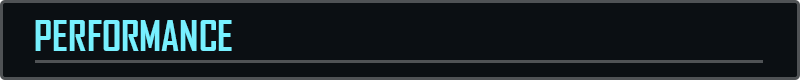
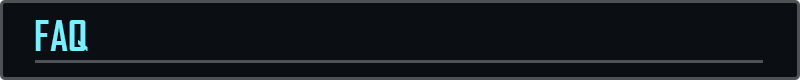
Two versions of the same layered image (800x80). Layer-by-layer changes:
added layer "FAQ" above "PERFORMANCE" over box(35, 20, 88, 51)
hid "PERFORMANCE" over box(35, 20, 232, 51)
